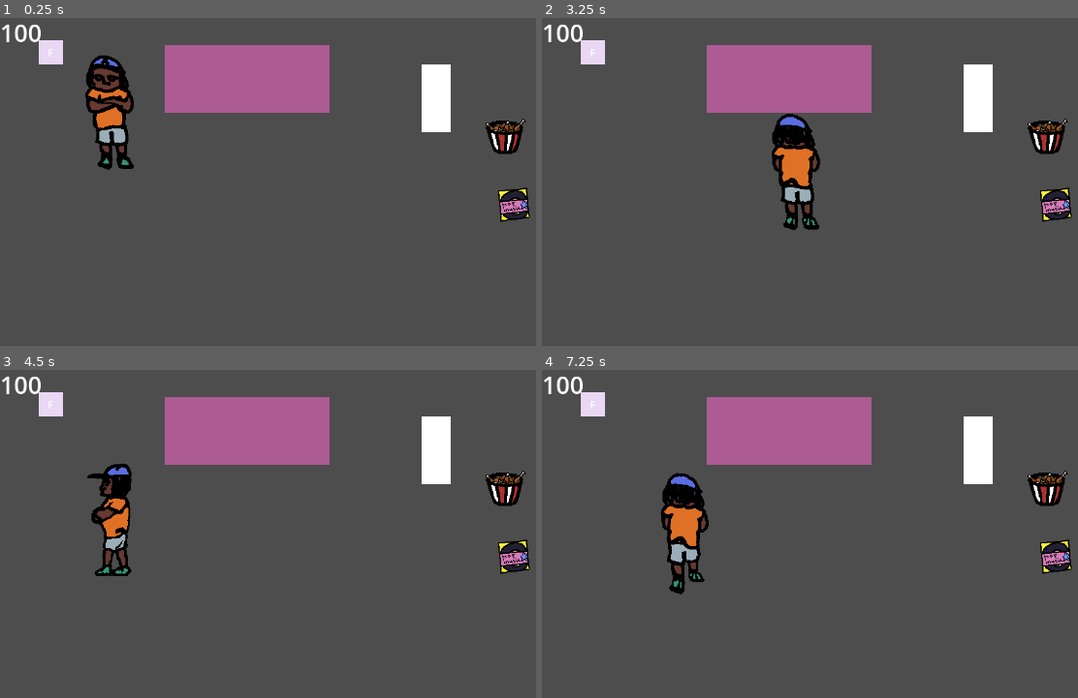
Above: before the commit, frames 1-4 (two rows, left to right).
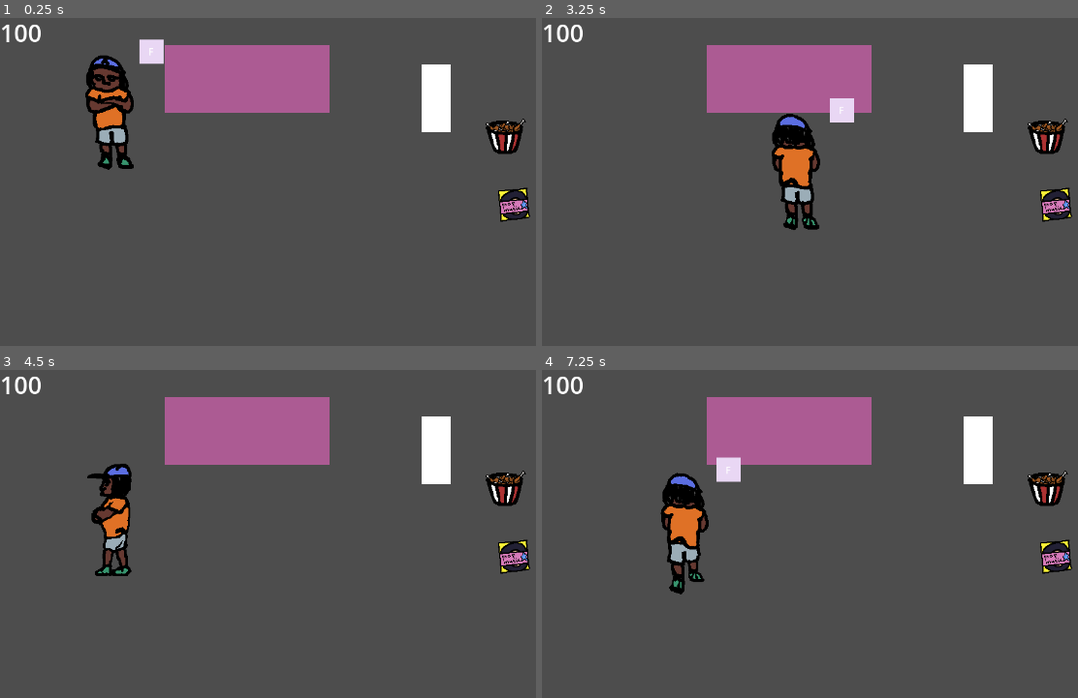
Above: after the commit, the same moments.

Repository: vadossso3/game
Game: Godot game, scene res://nodes/main.tscn
Two runs of this game, one before a commit and one after it. Both use one fixed random seed, a clock stepped at 60 frames per second and the inputs below. Sound files missing from this copy of the repository are replaced by a short silence.
Inputs:
- Up to frame 1 (0.25 s): no input
- Up to frame 2 (3.25 s): tap Enter at 0.5 s; hold Right (move_right) 0.53-1.28 s; hold F (action) 0.53-1.28 s; hold Down (move_down) 1.28-2.03 s; tap F (action) at 1.35, 2.85 s; hold Right (move_right) 2.03-2.78 s; hold F (action) 2.03-2.78 s; hold Up (move_up) from 2.78 s (still down)
- Up to frame 3 (4.5 s): release Up (move_up) at 3.53 s; hold F (action) 3.53-4.28 s; hold Left (move_left) from 3.53 s (still down); tap F (action) at 4.35 s
- Up to frame 4 (7.25 s): release Left (move_left) at 5.03 s; hold Down (move_down) 5.03-5.78 s; hold F (action) 5.03-5.78 s; hold Right (move_right) 5.78-6.53 s; tap F (action) at 5.85 s; hold Up (move_up) from 6.53 s (still down); hold F (action) from 6.53 s (still down)

The runs differ from the first frame. In frame 1, 0.7% of the frame differs, in the area x 7-31%, y 6-15%; in frame 2, 0.7%; in frame 3, 0.3%; in frame 4, 0.7%.

Commit message:
added interact dialog and create interactable group

Diff:
--- a/nodes/environment/furniture/music_center.tscn
+++ b/nodes/environment/furniture/music_center.tscn
@@ -6,7 +6,8 @@
 [sub_resource type="RectangleShape2D" id="RectangleShape2D_ckvrr"]
 size = Vector2(48, 112)
 
-[node name="MusicCenter" type="StaticBody2D" groups=["music_center"]]
+[node name="MusicCenter" type="StaticBody2D" groups=["interactable", "music_center"]]
+collision_layer = 8
 collision_mask = 0
 script = ExtResource("1_ww4rr")
 
--- a/nodes/persons/nig1.tscn
+++ b/nodes/persons/nig1.tscn
@@ -6,7 +6,7 @@
 [sub_resource type="RectangleShape2D" id="RectangleShape2D_lsey3"]
 size = Vector2(336, 82)
 
-[node name="Nig1" type="StaticBody2D"]
+[node name="Nig1" type="StaticBody2D" groups=["interactable"]]
 collision_layer = 8
 collision_mask = 2
 
--- a/nodes/player.tscn
+++ b/nodes/player.tscn
@@ -238,21 +238,13 @@
 collision_mask = 12
 collide_with_areas = true
 
-[node name="InteractDialog" type="CanvasLayer" parent="."]
-follow_viewport_enabled = true
+[node name="InteractDialog" type="CanvasGroup" parent="."]
+visible = false
+position = Vector2(56, -112)
 
 [node name="ColorRect" type="ColorRect" parent="InteractDialog"]
-anchors_preset = 8
-anchor_left = 0.5
-anchor_top = 0.5
-anchor_right = 0.5
-anchor_bottom = 0.5
-offset_left = -576.0
-offset_top = -320.0
-offset_right = -536.0
-offset_bottom = -280.0
-grow_horizontal = 2
-grow_vertical = 2
+offset_right = 40.0
+offset_bottom = 40.0
 color = Color(0.913377, 0.843638, 0.957635, 1)
 metadata/_edit_group_ = true
 
@@ -262,10 +254,9 @@
 anchor_top = 0.5
 anchor_right = 0.5
 anchor_bottom = 0.5
-offset_left = -576.0
-offset_top = -311.5
-offset_right = -536.0
-offset_bottom = -288.5
+offset_top = 8.0
+offset_right = 40.0
+offset_bottom = 31.0
 grow_horizontal = 2
 grow_vertical = 2
 text = "F"
--- /dev/null
+++ b/nodes/ui/dialog.tscn
@@ -0,0 +1,40 @@
+[gd_scene format=3 uid="uid://cpifkp55h8xwi"]
+
+[node name="Dialog" type="Control"]
+layout_mode = 3
+anchors_preset = 15
+anchor_right = 1.0
+anchor_bottom = 1.0
+grow_horizontal = 2
+grow_vertical = 2
+
+[node name="Label" type="Label" parent="."]
+layout_mode = 1
+anchors_preset = 8
+anchor_left = 0.5
+anchor_top = 0.5
+anchor_right = 0.5
+anchor_bottom = 0.5
+offset_left = -20.0
+offset_top = -11.5
+offset_right = 20.0
+offset_bottom = 11.5
+grow_horizontal = 2
+grow_vertical = 2
+horizontal_alignment = 1
+vertical_alignment = 1
+
+[node name="ColorRect" type="ColorRect" parent="."]
+layout_mode = 1
+anchors_preset = 8
+anchor_left = 0.5
+anchor_top = 0.5
+anchor_right = 0.5
+anchor_bottom = 0.5
+offset_left = -20.0
+offset_top = -20.0
+offset_right = 20.0
+offset_bottom = 20.0
+grow_horizontal = 2
+grow_vertical = 2
+color = Color(0.450648, 0.450648, 0.450648, 1)
--- a/project.godot
+++ b/project.godot
@@ -24,6 +24,10 @@
 
 version_control/plugin_name="GitPlugin"
 version_control/autoload_on_startup=true
+
+[global_group]
+
+interactable=""
 
 [input]
 
--- a/scripts/player.gd
+++ b/scripts/player.gd
@@ -2,11 +2,13 @@
 
 const SPEED = 125.0
 @export var max_health = 100
+@export var offset : Vector2 = Vector2(40, -30) # Adjust for desired offset
 var health = 100
 
 signal health_changed(health)
 
 @onready var animated_sprite = $AnimatedSprite2D
+@onready var interact_dialog = $InteractDialog
 
 var model_width: int
 var model_height: int
@@ -24,14 +26,17 @@
 
 func _input(event: InputEvent) -> void:
 	if event.is_action_pressed("action") and ray.is_colliding():
-		activete_music_player()
-
-func activete_music_player():
-	if ray.get_collider().is_in_group("music_center"):
-			ray.get_collider().interact()
+		var collider = ray.get_collider()
+		if ray.get_collider().is_in_group("interactable"):
+			collider.interact()
 
 func _physics_process(delta: float) -> void:
 	movement_input(delta)
+
+	if ray.is_colliding():
+		interact_dialog.visible = true
+	else:
+		interact_dialog.visible = false
 
 func movement_input(delta: float) -> void:
 	var input_direction = Input.get_vector("move_left", "move_right", "move_up", "move_down")
